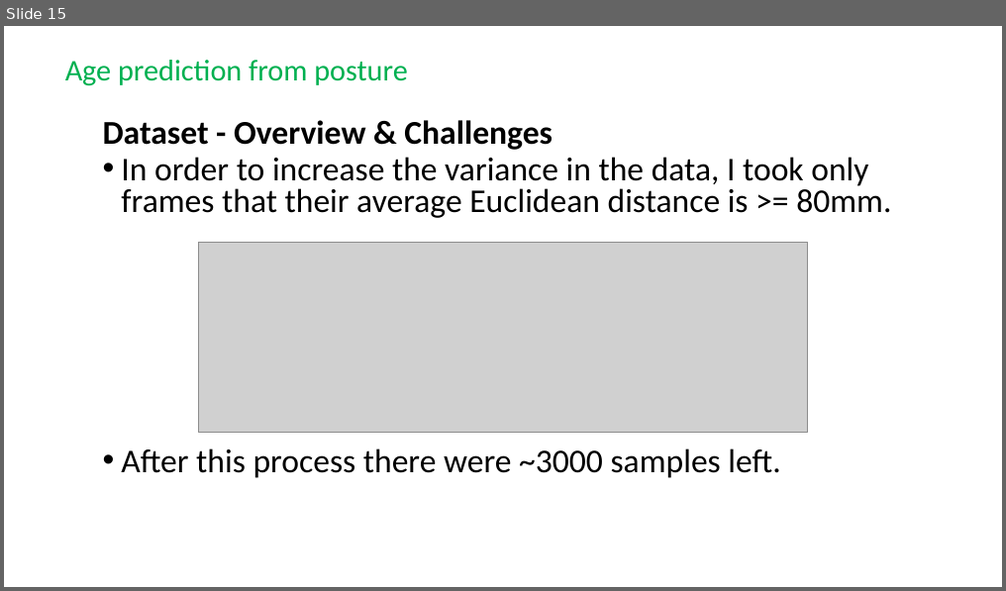
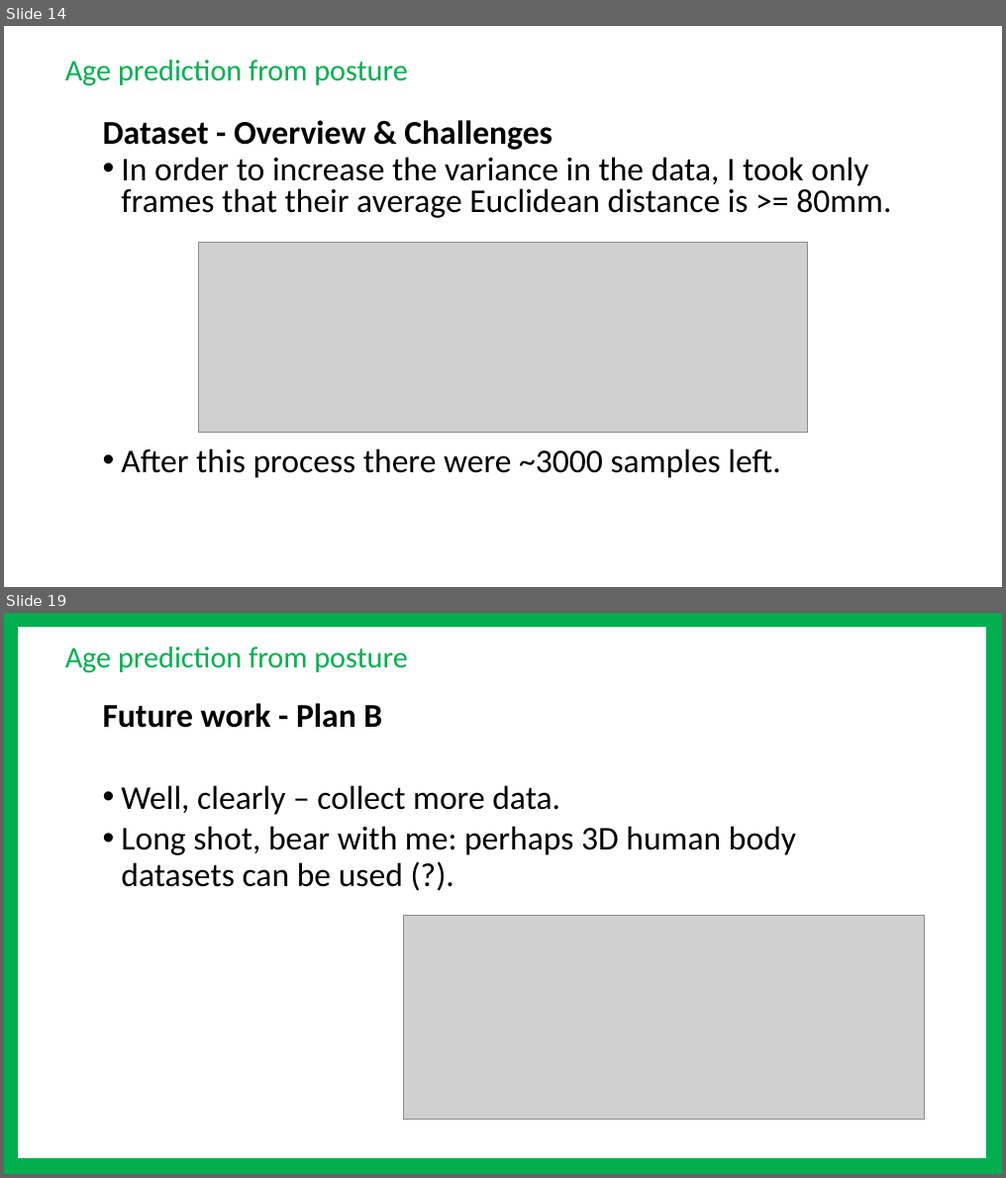
Before and after one commit to Lotemn102/skeleton-RGBDto3D, a slide deck: report/project.pptx. Shown one above the other, each under a label of ours: slide 15 before the commit, slides 14 and 19 after it; the slides between them are not shown. The pictures are 1006x591 and 1006x1178 pixels, drawn with LibreOffice and Linux fonts; fonts in the diff are those of the drawing; grey boxes stand for pictures. Boxes give left, top, right and bottom in pixels: in the first picture for what was removed or moved away, otherwise in the second. Text is boxed around its words. In the diff, an @@ line names an element or a change of style, - is before the commit and + after.

```diff
--- a/report/project.pptx
+++ b/report/project.pptx
@@ slide 19 added at (x1=4, y1=613, x2=1002, y2=1174), background #FFFFFF @@
@@ rectangle added at (x1=11, y1=619, x2=994, y2=1167), outline #00B050 15 pt @@
@@ title added at (x1=65, y1=647, x2=407, y2=673), 28.8 pt, text #00B050 @@
+Age prediction from posture
@@ text added at (x1=103, y1=703, x2=796, y2=887), 32 pt, text #000000 @@
+  Future work - Plan B
+  • Well, clearly – collect more data.
+  • Long shot, bear with me: perhaps 3D human body datasets can be used (?).
@@ picture added at (x1=404, y1=916, x2=925, y2=1119) @@
@@ what was slide 15 is now slide 14 @@
```
Also in this commit, not shown: 8 slides changed, 2 other slides added, 1 slide removed, 2 other files.
